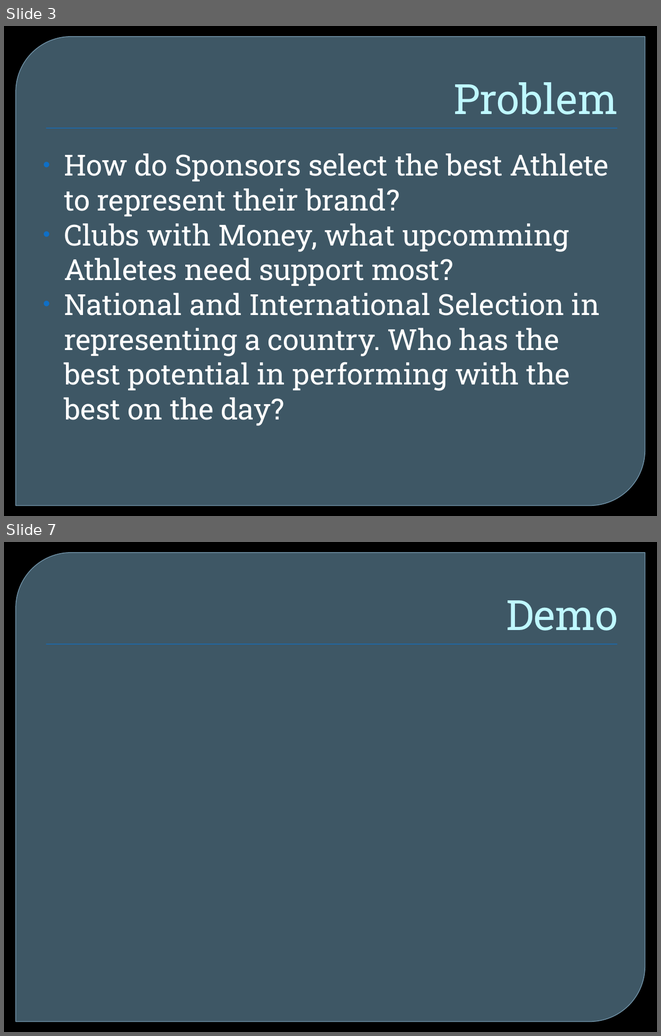
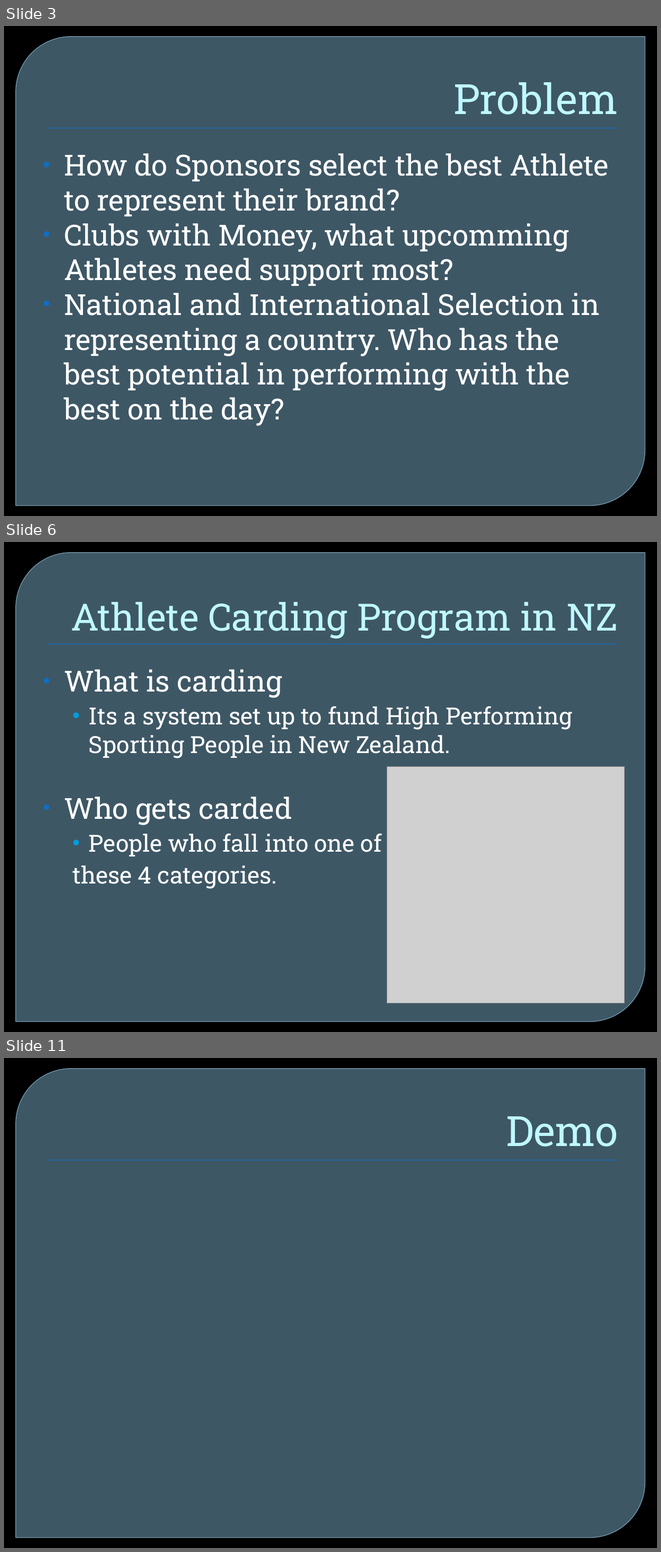
Before and after one commit to maveroke/PerformanceProgression, a slide deck: Report/Presentation 520.pptx. Shown one above the other, each under a label of ours: slides 3 and 7 before the commit, slides 3, 6 and 11 after it; the slides between them are not shown. The pictures are 661x1036 and 661x1552 pixels, drawn with LibreOffice and Linux fonts; fonts in the diff are those of the drawing; grey boxes stand for pictures; background and template pictures are left out. Boxes give left, top, right and bottom in pixels: in the first picture for what was removed or moved away, otherwise in the second. Text is boxed around its words. In the diff, an @@ line names an element or a change of style, - is before the commit and + after.

```diff
--- a/Report/Presentation 520.pptx
+++ b/Report/Presentation 520.pptx
@@ slide 6 added at (4,542,657,1032), background picture (left out); not listed: 2 template elements that a slide beside it also shows @@
@@ title added at (71,602,617,638), 41.4 pt, text #C0F7FF @@
+Athlete Carding Program in NZ
@@ text added at (64,669,573,889), 26 pt, text #FFFFFF @@
+• What is carding
+  • Its a system set up to fund High Performing Sporting People in New Zealand.
+• Who gets carded
+  • People who fall into one of
+  these 4 categories.
@@ picture added at (387,767,625,1003) @@
@@ what was slide 7 is now slide 11 @@
```
Also in this commit, not shown: 3 slides changed, 9 other slides added, 1 slide removed, 29 other files.
